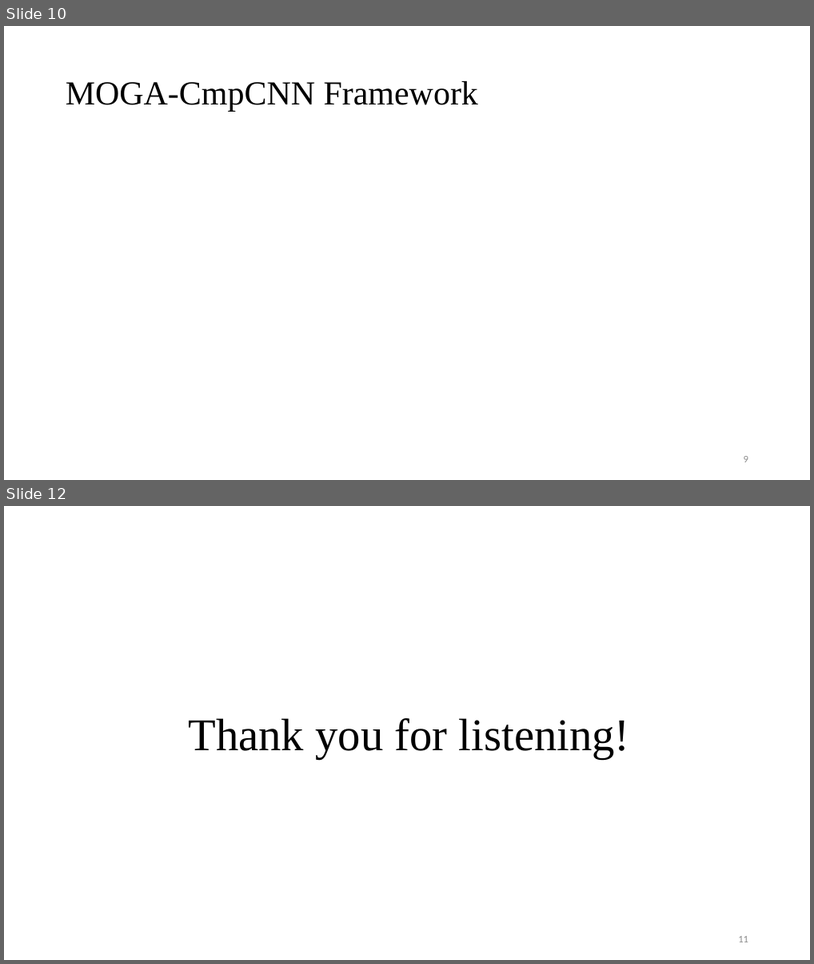
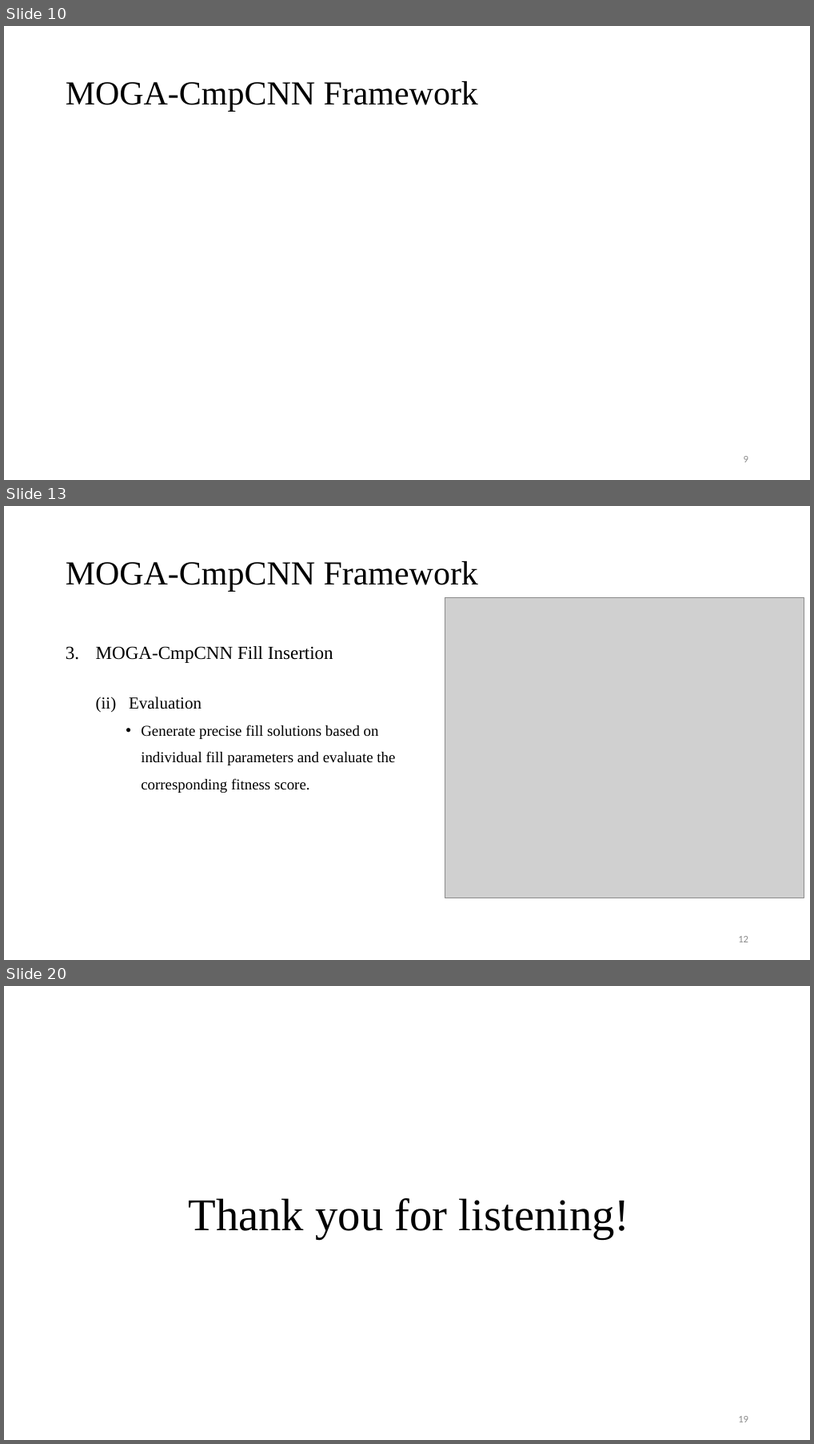
Before and after one commit to Pacific-Feng-Studuies/Studied-Papers, a slide deck: DAC2024/MOGA-CmpCNN/MOGA-CmpCNN A Multi-Objective Genetic Algorithm Intergrated with CmpCNN Model for CMP-Aware Metal Fill.pptx. Shown one above the other, each under a label of ours: slides 10 and 12 before the commit, slides 10, 13 and 20 after it; the slides between them are not shown. The pictures are 814x964 and 814x1444 pixels, drawn with LibreOffice and Linux fonts; fonts in the diff are those of the drawing; grey boxes stand for pictures. Boxes give left, top, right and bottom in pixels: in the first picture for what was removed or moved away, otherwise in the second. Text is boxed around its words. In the diff, an @@ line names an element or a change of style, - is before the commit and + after.

```diff
--- a/DAC2024/MOGA-CmpCNN/MOGA-CmpCNN A Multi-Objective Genetic Algorithm Intergrated with CmpCNN Model for CMP-Aware Metal Fill.pptx
+++ b/DAC2024/MOGA-CmpCNN/MOGA-CmpCNN A Multi-Objective Genetic Algorithm Intergrated with CmpCNN Model for CMP-Aware Metal Fill.pptx
@@ slide 13 added at bbox=[4, 506, 810, 960], background #FFFFFF @@
@@ title added at bbox=[66, 561, 478, 591], 40 pt, text #000000 @@
+MOGA-CmpCNN Framework
@@ picture added at bbox=[445, 597, 804, 897] @@
@@ text added at bbox=[96, 646, 395, 792], 18 pt, text #000000 @@
+3. MOGA-CmpCNN Fill Insertion
+  (ii) Evaluation
+    • Generate precise fill solutions based on
+    individual fill parameters and evaluate the
+    corresponding fitness score.
@@ page number added at bbox=[738, 936, 749, 942], 12 pt, text #8C8C8C @@
+12
@@ what was slide 12 is now slide 20 @@
@@ page number at bbox=[738, 1416, 749, 1422]: text changed @@
-11
+19
```
Also in this commit, not shown: 1 slide changed, 7 other slides added, 1 other file.
